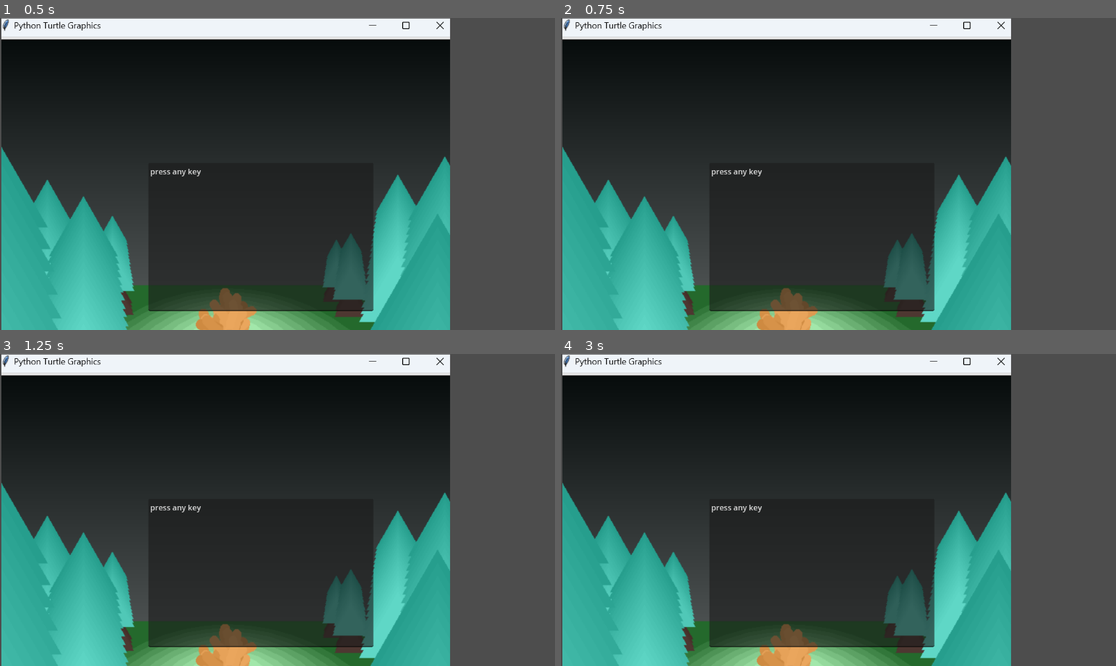
Above: before the commit, frames 1-4 (two rows, left to right).
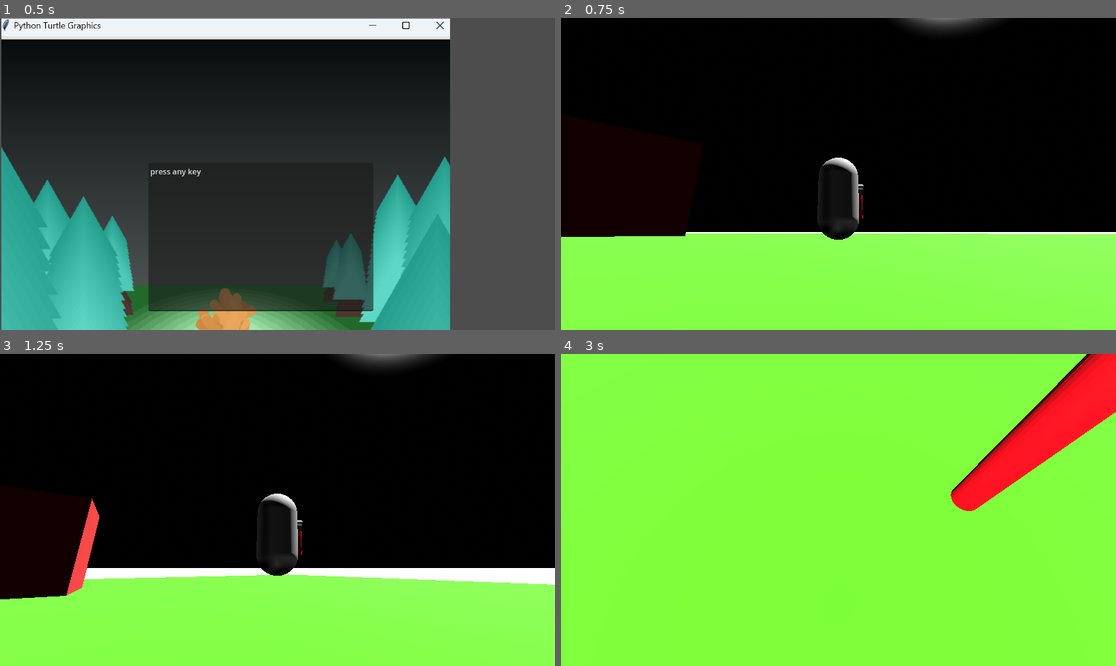
Above: after the commit, the same moments.

Repository: benjsho/MoreHackNC
Game: Godot game, scene res://scenes/MenuNC.tscn
The game is run twice, just before and just after one commit, with the same random seed, the same clock (stepped at 60 frames per second) and the same inputs.
Inputs (mouse positions are in pixels of both pictures, inside the frame that each line leads up to):
- Up to frame 1 (0.5 s): no input
- Up to frame 2 (0.75 s): tap Enter (ui_accept) at 0.5 s; move the mouse to (960, 158) at 0.52 s; hold D (right) from 0.53 s (still down)
- Up to frame 3 (1.25 s): keep holding D (right); tap Enter (ui_accept) at 0.77 s
- Up to frame 4 (3 s): move the mouse to (727, 525) at 1.27 s; release D (right) at 1.28 s; hold S (backward) 1.28-2.03 s; tap Enter (ui_accept) at 1.52, 2.75 s; move the mouse to (894, 441) at 2.02 s; hold D (right) 2.03-2.78 s; move the mouse to (810, 572) at 2.77 s; hold W (forward) from 2.78 s (still down)

Frame 1 is identical in both runs. In frame 2, 87% of the frame differs, in the area x 0-100%, y 0-100%; in frame 3, 87%; in frame 4, 100%.

Commit message:
THE MENU IS WORKING!!! NOT CLICKBAIT (GONE SNOEYINK)

Diff:
--- a/scenes/Menu.tscn
+++ b/scenes/Menu.tscn
@@ -1,11 +1,9 @@
-[gd_scene load_steps=3 format=3 uid="uid://bfhslqgusfojo"]
+[gd_scene load_steps=2 format=3 uid="uid://cu4ncvlijl3db"]
 
-[ext_resource type="Script" path="res://scripts/menu.gd" id="1_cbm1s"]
 [ext_resource type="Texture2D" uid="uid://ijwpmqccp8ej" path="res://scenes/Screenshot 2023-10-26 114859.png" id="1_pbatc"]
 
 [node name="Node2D" type="Node2D"]
 position = Vector2(-1, -1)
-script = ExtResource("1_cbm1s")
 
 [node name="CanvasGroup" type="CanvasGroup" parent="."]
 
--- a/scenes/menu_nc.gd
+++ b/scenes/menu_nc.gd
@@ -7,8 +7,9 @@
 	pass # Replace with function body.
 
 
+
 # Called every frame. 'delta' is the elapsed time since the previous frame.
 func _process(delta: float) -> void:
 	if Input.is_anything_pressed():
-		get_tree().change_scene_to_file("res://world.tscn")
+		get_tree().change_scene_to_file("res://scenes/spaceworld.tscn")
 	pass
Not shown: 1 places in scenes/MenuNC.tscn that only renumber resources
Not shown: 2 places in scenes/spaceworld.tscn that only renumber resources
